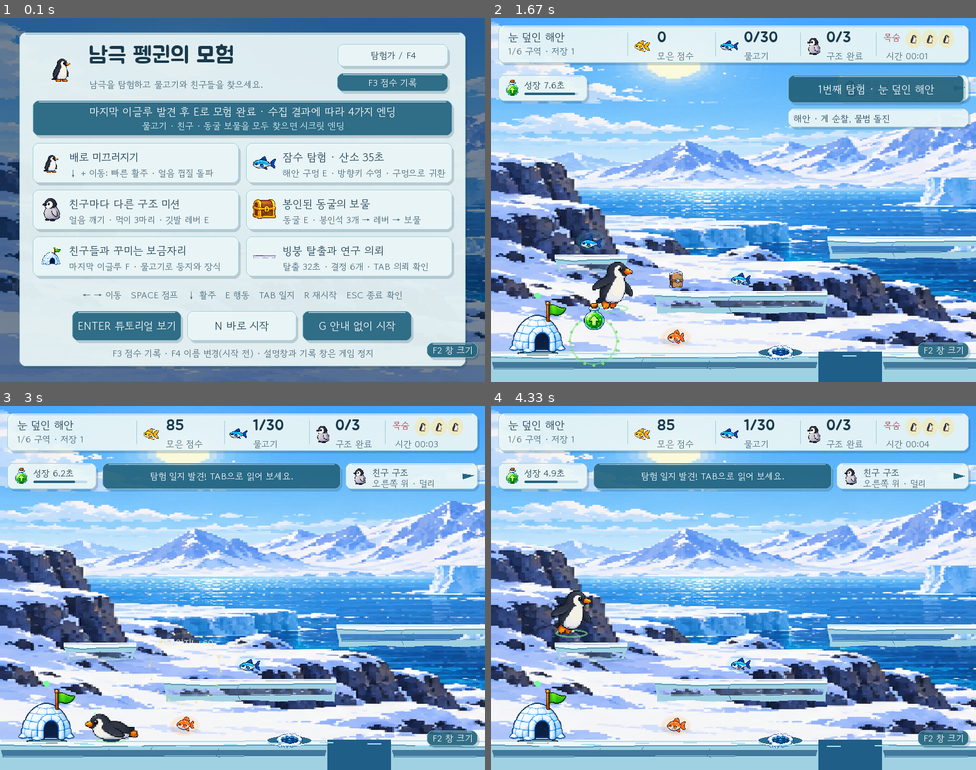
Above: before the commit, frames 1-4 (two rows, left to right).
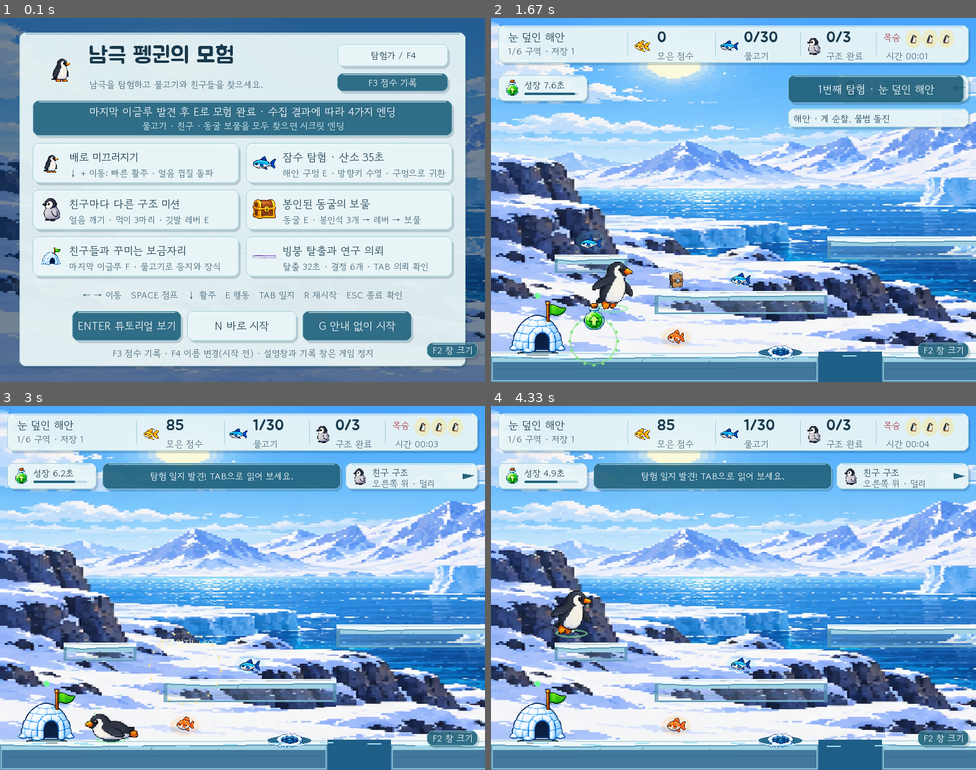
Above: after the commit, the same moments.

Repository: CJE-cpu/penguingame
Game: pygame game, started from pygame/main.py
Same seed, same stepped clock (60 frames per second), same inputs: the game is played once before the commit and once after it.
Inputs:
- Up to frame 1 (0.1 s): no input
- Up to frame 2 (1.67 s): tap G at 0.33 s; tap Space at 0.67 s; hold Right 1-1.47 s; hold Up from 1.55 s (still down)
- Up to frame 3 (3 s): release Up at 1.85 s; hold Right 1.88-2.35 s; hold Left 2.38-2.92 s; hold Down from 2.95 s (still down)
- Up to frame 4 (4.33 s): release Down at 3.25 s; hold Left 3.28-3.68 s; hold Up 3.72-4.08 s; tap Space at 3.78, 4.18 s; hold Right from 4.12 s (still down)

The runs differ from the first frame. In frame 1, less than 0.1% of the frame differs, in the area x 52-57%, y 65-66%; in frame 2, 4.4%; in frame 3, 4.5%; in frame 4, 4.5%, in the area x 0-100%, y 61-100%.

Commit message:
Make ice platforms fully opaque

Diff:
--- a/pygame/main.py
+++ b/pygame/main.py
@@ -776,31 +776,20 @@
             visual_height = max(height, profile_heights.get(variant, 64))
             surface = pg.Surface((width, visual_height), pg.SRCALPHA)
             cap, body, shadow = self.platform_palettes[kind]
-            inset = 0 if ground else (4 if variant == 'normal' else 6)
             dip = 10 if ground else 9
-            if ground:
-                silhouette = [(0, 6), (width, 6),
-                              (width, visual_height-1), (0, visual_height-1)]
-            else:
-                underside = []
-                step = 34 if variant == 'thin' else 46
-                for x in range(width-inset, inset-1, -step):
-                    depth = visual_height-1-(3 if (x//step)%2 else 0)
-                    underside.append((x, depth))
-                if not underside or underside[-1][0] != inset:
-                    underside.append((inset, visual_height-2))
-                silhouette = [(0, 6), (width, 6),
-                              (width-inset, visual_height*2//3)] + underside + [
-                                  (inset, visual_height*2//3)]
-            pg.draw.polygon(surface, body, silhouette)
+            # The collision rectangle and artwork share one solid silhouette.
+            # This keeps the shelf readable and avoids holes at its lower
+            # corners when several pieces form a continuous route.
+            surface.fill((*body[:3], 255))
+            pg.draw.rect(surface, (*shadow[:3], 255),
+                         (0, 0, width, visual_height), 2)
             inner_top = min(visual_height-3, dip+7)
-            pg.draw.polygon(surface, (*cap[:3], 42),
-                            [(inset+2, inner_top), (width-inset-3, inner_top),
-                             (width-inset-5, min(visual_height-2, inner_top+8)),
-                             (inset+5, min(visual_height-2, inner_top+10))])
+            pg.draw.rect(surface, (*cap[:3], 42),
+                         (3, inner_top, max(1, width-6),
+                          max(1, visual_height-inner_top-3)))
             pg.draw.line(surface, (*shadow, 70),
-                         (inset+4, min(visual_height-3, inner_top+11)),
-                         (width-inset-5, min(visual_height-3, inner_top+9)), 1)
+                         (4, min(visual_height-3, inner_top+11)),
+                         (width-5, min(visual_height-3, inner_top+9)), 1)
             cap_points = [(0, 0), (width, 0), (width, dip-2),
                           (width*3//4, dip), (width//2, dip-1),
                           (width//4, dip+1), (0, dip-2)]
@@ -810,6 +799,15 @@
             pg.draw.lines(surface, shadow, False,
                           [(0, dip-2), (width//4, dip+1),
                            (width//2, dip-1), (width, dip-2)], 2)
+            if not ground:
+                # Subtle end brackets echo the solid beam construction in the
+                # reference while preserving the game's ice palette.
+                bracket_width = min(5, max(3, width//28))
+                pg.draw.rect(surface, (*shadow[:3], 190),
+                             (1, dip, bracket_width, visual_height-dip-1))
+                pg.draw.rect(surface, (*shadow[:3], 190),
+                             (width-bracket_width-1, dip, bracket_width,
+                              visual_height-dip-1))
             band_y = min(visual_height-4, dip+5)
             facet_count = min(2, max(1, width//190))
             for facet in range(facet_count):
--- a/pygame/test_game.py
+++ b/pygame/test_game.py
@@ -82,6 +82,8 @@
         kind = self.game.platform_kinds[tuple(platform)]
         texture = self.game.platform_texture(kind, platform.size)
         self.assertEqual(texture.get_bounding_rect(min_alpha=8).top, 0)
+        self.assertEqual(pg.mask.from_surface(texture, threshold=1).count(),
+                         texture.get_width()*texture.get_height())
 
     def test_checkpoint_effect_only_on_first_visit_but_spawn_still_changes(self):
         g = self.game
Not shown, removed: web/public/game/browser-game-1792390743.apk
Not shown, added: web/public/game/browser-game-1792391295.apk
Not shown, changed: web/public/game/index.html
